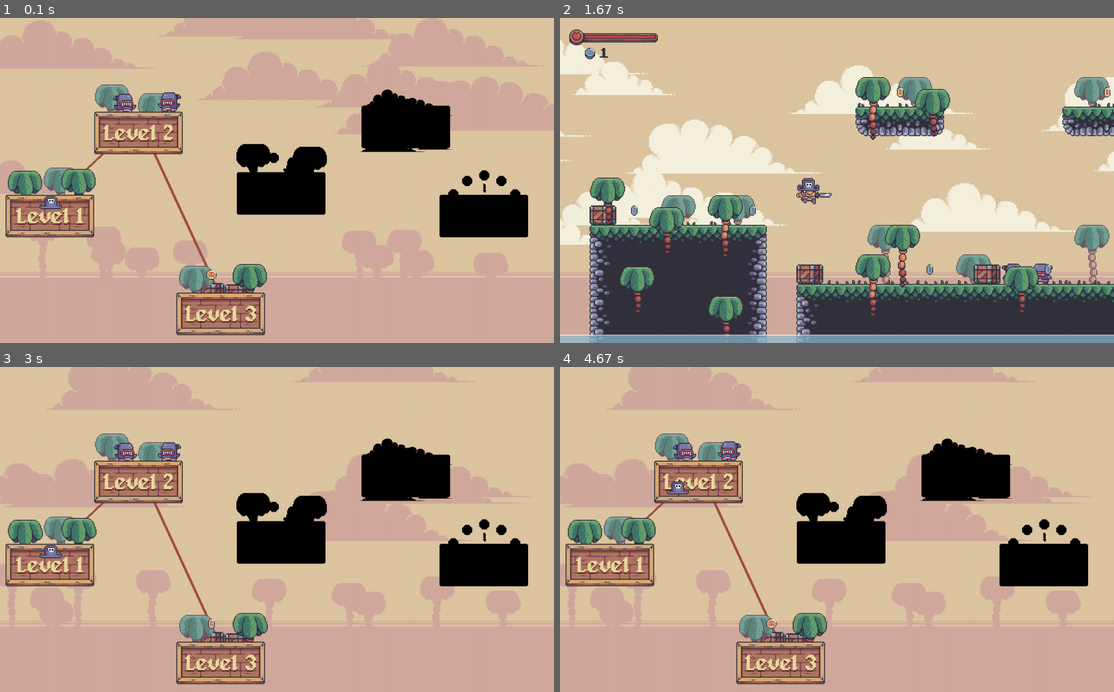
Above: before the commit, frames 1-4 (two rows, left to right).
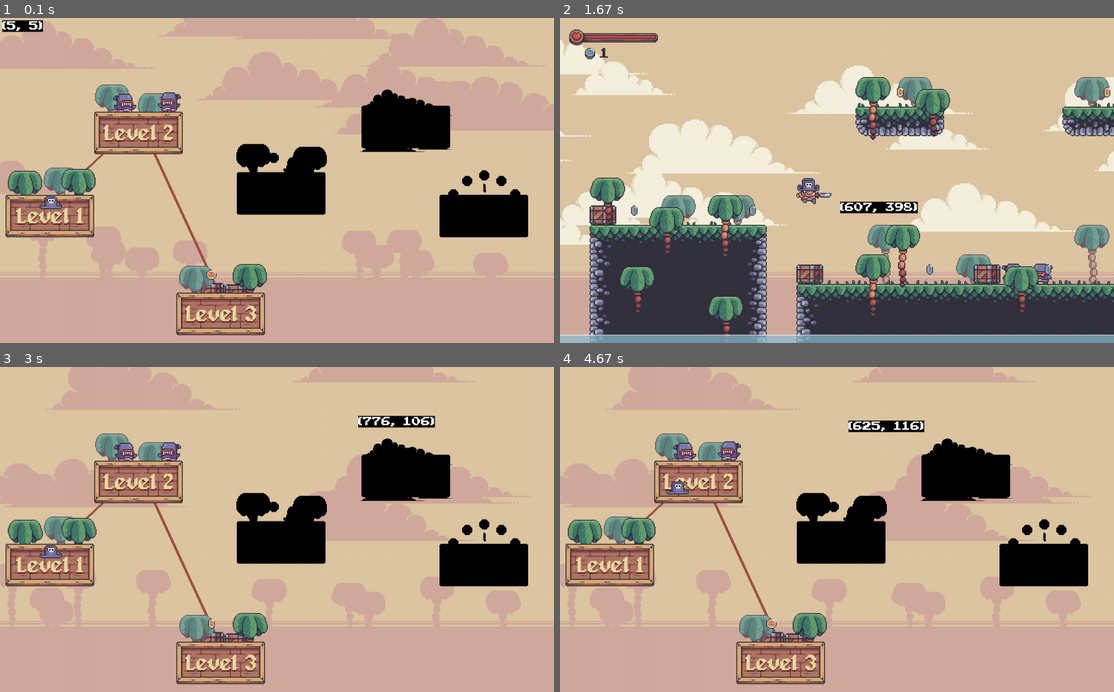
Above: after the commit, the same moments.

Repository: reycardo/pygame_tutorials
Game: pygame game, started from code/main.py
The game is run twice, just before and just after one commit, with the same random seed, the same clock (stepped at 60 frames per second) and the same inputs.
Inputs (mouse positions are in pixels of both pictures, inside the frame that each line leads up to):
- Up to frame 1 (0.1 s): no input
- Up to frame 2 (1.67 s): tap Space at 0.33, 1.23, 1.53 s; hold Right 0.67-1.13 s; move the mouse to (1014, 170) at 0.7 s; hold Right 1.17-1.63 s; move the mouse to (842, 200) at 1.2 s
- Up to frame 3 (3 s): hold Right 1.67-2.2 s; move the mouse to (332, 601) at 1.7 s; tap Space at 1.73, 2.03, 2.3, 2.6, 2.73 s; hold Left 2.23-2.63 s; move the mouse to (105, 480) at 2.27 s; hold Right from 2.67 s (still down); move the mouse to (360, 415) at 2.7 s
- Up to frame 4 (4.67 s): tap Space at 3.03, 3.4, 3.7, 3.9, 4.2, 4.4 s; release Right at 3.3 s; hold Left 3.33-3.8 s; move the mouse to (903, 558) at 3.37 s; hold Right 3.83-4.3 s; move the mouse to (692, 409) at 3.87 s; hold Right from 4.33 s (still down); move the mouse to (848, 419) at 4.37 s

The runs differ from the first frame. In frame 1, 0.3% of the frame differs, in the area x 0-8%, y 0-5%; in frame 2, 0.5%, in the area x 50-65%, y 56-61%; in frame 3, 0.5%; in frame 4, 0.5%.

Commit message:
added debug

Diff:
--- /dev/null
+++ b/code/debug.py
@@ -0,0 +1,16 @@
+import pygame
+
+pygame.init()
+font = pygame.font.Font('../graphics/ui/ARCADEPI.ttf',25)
+
+def debug(info,x=10,y=10):
+    display_surface = pygame.display.get_surface()
+
+    # create some text
+    debug_surface = font.render(str(info),False,"White")
+    # create a rect with a pos
+    debug_rect = debug_surface.get_rect(topleft = (x,y))
+    # bg
+    pygame.draw.rect(display_surface,'Black',debug_rect)
+    # blit all that
+    display_surface.blit(debug_surface,debug_rect)
--- a/code/main.py
+++ b/code/main.py
@@ -3,6 +3,7 @@
 from level import Level
 from overworld import Overworld
 from ui import UI
+from debug import debug
 
 class Game:
 	def __init__(self):
@@ -81,6 +82,7 @@
 
 	screen.fill('grey')
 	game.run()
+	debug(pygame.mouse.get_pos(),pygame.mouse.get_pos()[0],pygame.mouse.get_pos()[1])
 
 	pygame.display.update()
 	clock.tick(60)
